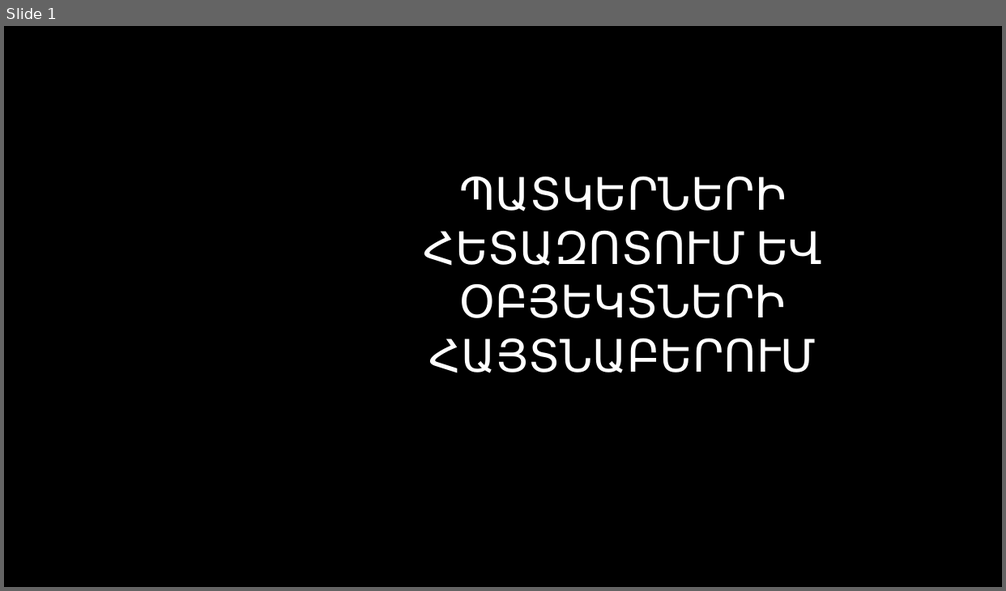
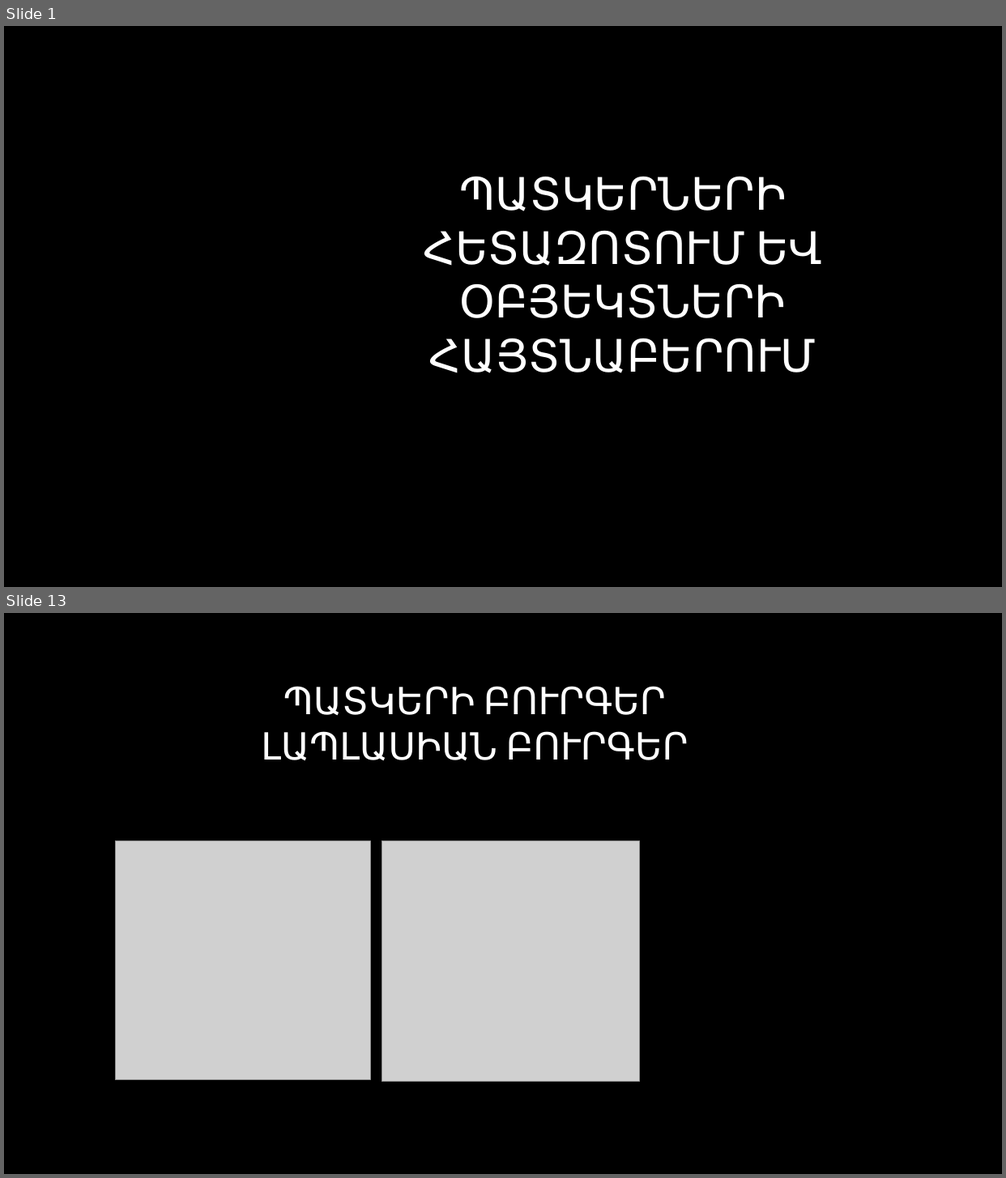
Before and after one commit to CGevorg/OpenKrypton, a slide deck: presentation/Presentation.pptx. Shown one above the other, each under a label of ours: slide 1 before the commit, slides 1 and 13 after it; the slides between them are not shown. The pictures are 1006x591 and 1006x1178 pixels, drawn with LibreOffice and Linux fonts; fonts in the diff are those of the drawing; grey boxes stand for pictures; background and template pictures are left out. Boxes give left, top, right and bottom in pixels: in the first picture for what was removed or moved away, otherwise in the second. Text is boxed around its words. In the diff, an @@ line names an element or a change of style, - is before the commit and + after.

```diff
--- a/presentation/Presentation.pptx
+++ b/presentation/Presentation.pptx
@@ slide 13 added at [4,613,1002,1174], background picture (left out) @@
@@ title added at [261,686,688,760], 36 pt, text #FFFFFF @@
+ՊԱՏԿԵՐԻ ԲՈՒՐԳԵՐ
+ԼԱՊԼԱՍԻԱՆ ԲՈՒՐԳԵՐ
@@ picture added at [116,841,371,1080] @@
@@ picture added at [382,841,641,1082] @@
```
Also in this commit, not shown: 2 slides changed, 16 other slides added, 1 slide removed, 1 other file.
